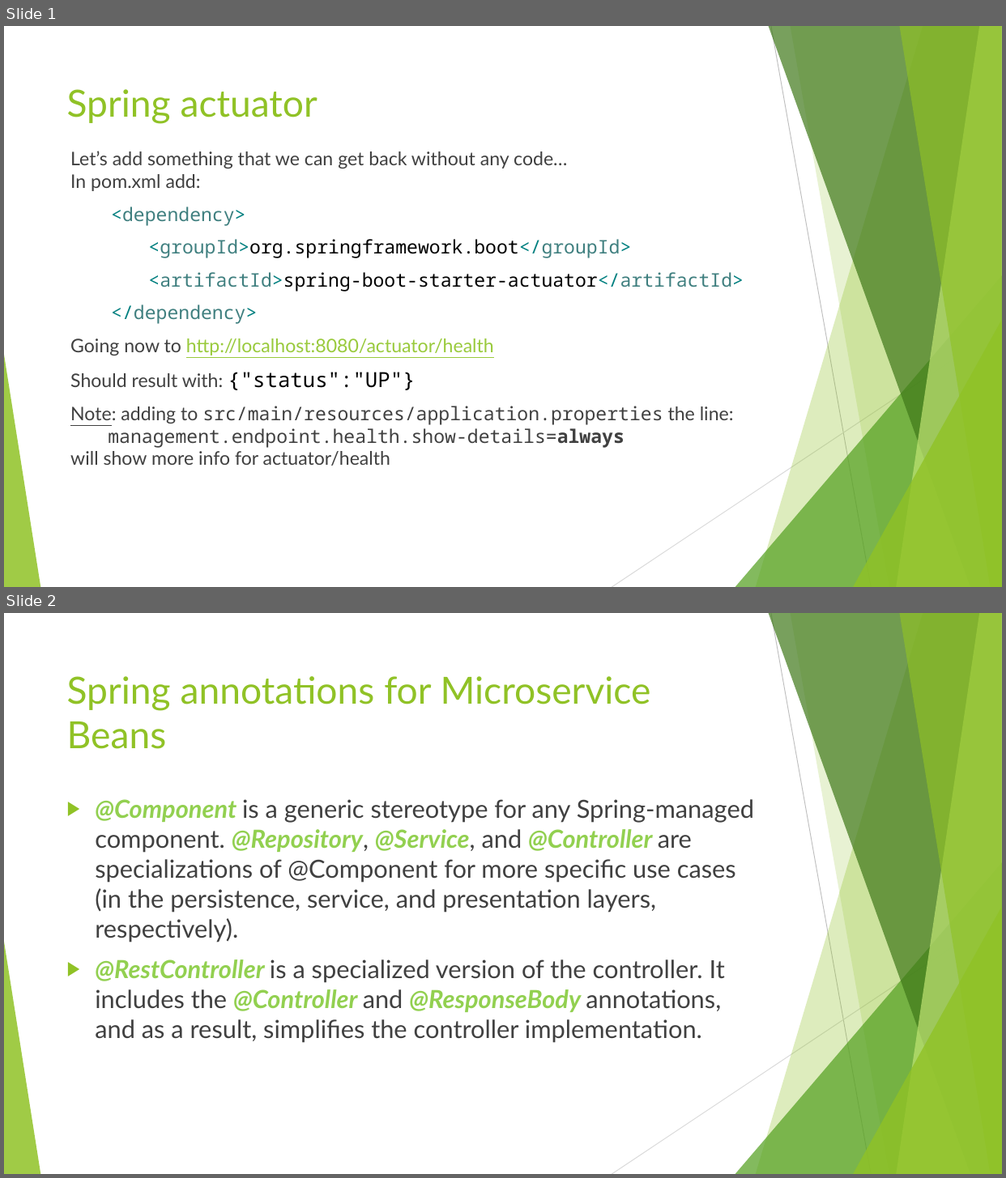
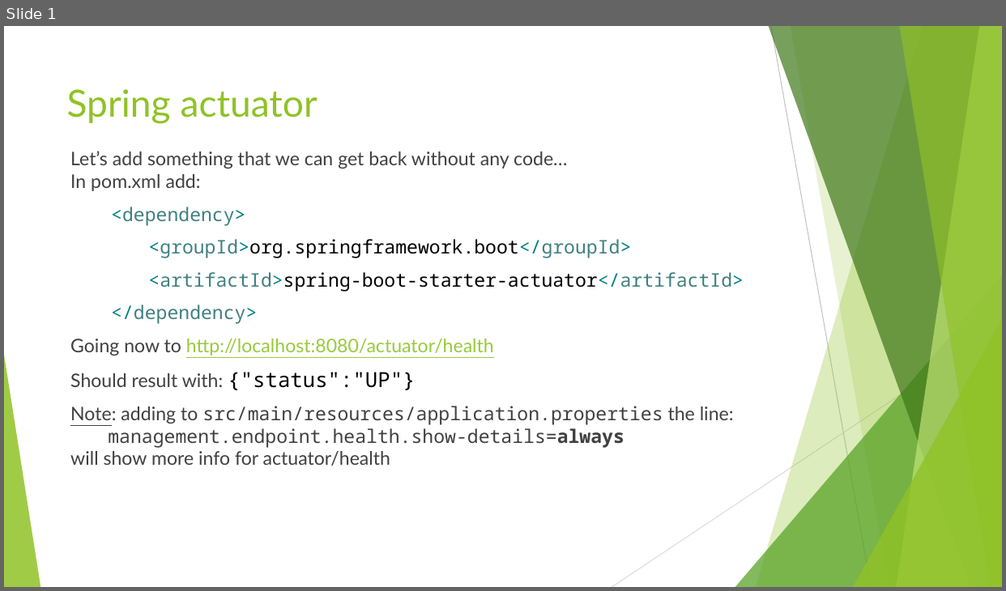
Before and after one commit to idanshal/sb-todo-app-tdp, a slide deck: course_data/presentations/practical_spring_boot_for_tdp_02.pptx. Shown one above the other, each under a label of ours: slides 1 and 2 before the commit, slide 1 after it. The pictures are 1006x1178 and 1006x591 pixels, drawn with LibreOffice and Linux fonts; fonts in the diff are those of the drawing. Boxes give left, top, right and bottom in pixels: in the first picture for what was removed or moved away, otherwise in the second. Text is boxed around its words. In the diff, an @@ line names an element or a change of style, - is before the commit and + after.

Commit message:
update readme and presentations

```diff
--- a/course_data/presentations/practical_spring_boot_for_tdp_02.pptx
+++ b/course_data/presentations/practical_spring_boot_for_tdp_02.pptx
@@ slide 2 removed at [4,613,1002,1174], background #FFFFFF; not listed: 10 template elements that a slide beside it also shows @@
@@ title removed at [67,676,651,749] @@
-Spring annotations for Microservice Beans
@@ text removed at [95,799,754,1043] @@
-▶ @Component is a generic stereotype for any Spring-managed component. @Repository, @Service, and @Controller are specializations of @Component for more specific use cases (in the persistence, service, and presentation layers, respectively).
-▶ @RestController is a specialized version of the controller. It includes the @Controller and @ResponseBody annotations, and as a result, simplifies the controller implementation.
```
Also in this commit, not shown: 1 other file.
